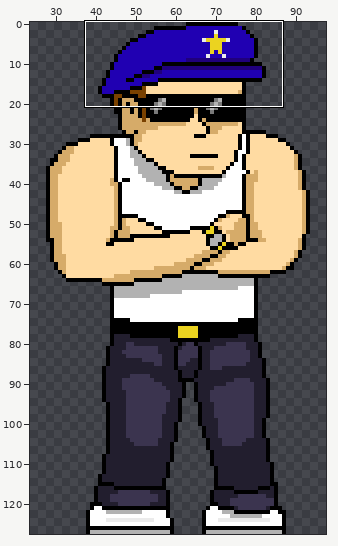
Sprite sheet, stored at Assets/Sprites/ploice.png. The first picture is a wide view before the edit; the outline marks the close-up.
Close-up. As it was:
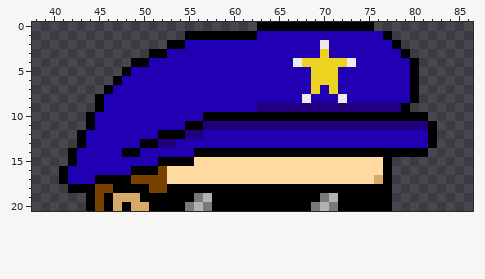
The file is 128x128 pixels. Shown: x 38..86, y 0..20. The wide view leaves out empty margins. The commit also changed other parts of the picture, which this record leaves out.
Once edited:
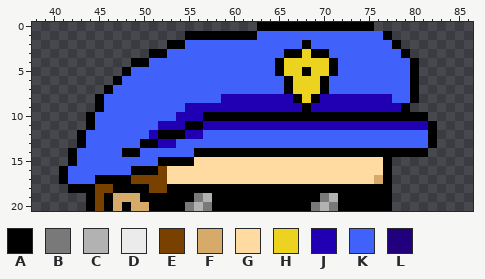
Palette (. is transparent): A #000000  B #797979  C #b2b2b2  D #ebebeb  E #794100  F #d6ab69  G #ffdba2  H #ebd320  J #2000b2  K #4161fb  L #20007c
The edit:
{"y":1,"x":63,"old":"JJJJJJJJJJJJJJ","new":"KKKKKKKKKKKKKK"}
{"y":2,"x":55,"old":"JJJJJJJJJJJJJJJDJJJJJJJ","new":"KKKKKKKKKKKKKAKKKKKKKKK"}
{"y":3,"x":53,"old":"JJJJJJJJJJJJJJJJJHJJJJJJJJ","new":"KKKKKKKKKKKKKAAHAAKKKKKKKK"}
{"y":4,"x":51,"old":"JJJJJJJJJJJJJJJJD","new":"KKKKKKKKKKKKKKAHH"}
{"y":4,"x":71,"old":"HHDJJJJJJ","new":"AKKKKKKKK"}
{"y":5,"x":49,"old":"JJJJJJJJJJJJJJJJJJJJ","new":"KKKKKKKKKKKKKKKKAHHA"}
{"y":5,"x":71,"old":"HJJJJJJJJ","new":"AKKKKKKKK"}
{"y":6,"x":48,"old":"JJJJJJJJJJJJJJJJJJJJJ","new":"KKKKKKKKKKKKKKKKKKAHH"}
{"y":6,"x":70,"old":"HHJJJJJJJJ","new":"AKKKKKKKKK"}
{"y":7,"x":47,"old":"JJJJJJJJJJJJJJJJJJJJJJ","new":"KKKKKKKKKKKKKKKKKKKAHH"}
{"y":7,"x":70,"old":"JHJJJJJJJJ","new":"AKKKKKKKKK"}
{"y":8,"x":46,"old":"JJJJJJJJJJJJJ","new":"KKKKKKKKKKKKK"}
{"y":8,"x":67,"old":"JDJ","new":"AHA"}
{"y":8,"x":72,"old":"D","new":"J"}
{"y":8,"x":78,"old":"JJ","new":"KK"}
{"y":9,"x":46,"old":"JJJJJJJJJ","new":"KKKKKKKKK"}
{"y":9,"x":63,"old":"LLLLLLLLLLLLLLLL","new":"JJJJJAJJJJJJJJJJ"}
{"y":10,"x":45,"old":"JJJJJJJJJ","new":"KKKKKKKKK"}
{"y":11,"x":45,"old":"JJJJJJJ","new":"KKKKKKK"}
{"y":11,"x":57,"old":"LLLLLLLLLLLLLLLLLLLLLLLLL","new":"JJJJJJJJJJJJJJJJJJJJJJJJJ"}
{"y":12,"x":44,"old":"JJJJJJJ","new":"KKKKKKK"}
{"y":12,"x":55,"old":"LLJJJJJJJJJJJJJJJJJJJJJJJJJ","new":"JJKKKKKKKKKKKKKKKKKKKKKKKKK"}
{"y":13,"x":44,"old":"JJJJJJ","new":"KKKKKK"}
{"y":13,"x":52,"old":"LLJJJJJJJJJJJJJJJJJJJJJJJJJJJJ","new":"JJKKKKKKKKKKKKKKKKKKKKKKKKKKKK"}
{"y":14,"x":43,"old":"JJJJJ","new":"KKKKK"}
{"y":14,"x":50,"old":"JJJJJJ","new":"KKKKKK"}
{"y":15,"x":43,"old":"JJJJJJJJJ","new":"KKKKKKKKK"}
{"y":16,"x":42,"old":"JJJJJJJ","new":"KKKKKKK"}
{"y":17,"x":42,"old":"JJJ","new":"KKK"}
